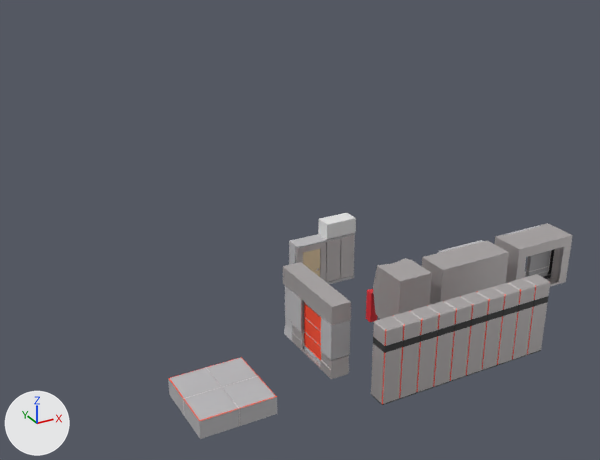
The Blender file Models/SecretBase.blend, before and after one commit.
Camera for both pictures: a camera (50 mm lens) standing at (-24.1, -31.7, 23.2) and looking at (-5.1, 2.8, 6.0). Lighting does not change. The marker at lower left points along +X, +Y and +Z.

Objects in the first picture: 'ChevronWall_connector', 'ChevronWall_segment', 'Cube.004', 'Door', 'Doorway', 'Elevator_bay', 'Elevator_door', 'Floor_labs', 'Person_StandIn', 'WallSegment', 'WhiteWall', 'officedoor', 'officedoorway', 'officewall'.
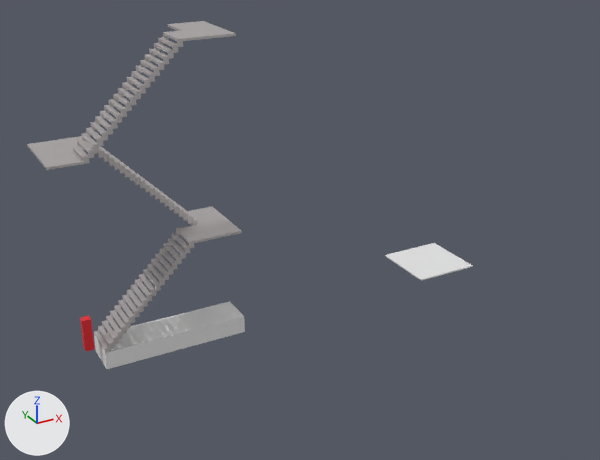
What differs and where, as boxes [x1, y1, x2, y2] in the pictures (600 x 460 px):
'WallSegment', hidden: before [371, 274, 550, 405]
'Floor_labs', hidden: before [168, 357, 277, 439]
'Cube.005', added: after [94, 301, 245, 369]
'Stairs', added: after [94, 206, 242, 353]
'Doorway', hidden: before [292, 269, 351, 379]
'Stair.002', added: after [72, 21, 236, 161]
'ChevronWall_segment', hidden: before [422, 240, 509, 305]
'Elevator_bay', hidden: before [495, 223, 573, 287]
'ChevronWall_connector', hidden: before [373, 258, 432, 319]
'Stair.001', added: after [27, 136, 197, 225]
'Cube.002', added: after [385, 243, 473, 281]
'officewall', hidden: before [326, 233, 355, 284]
'officedoorway', hidden: before [289, 234, 327, 282]
'Door', hidden: before [304, 302, 321, 363]
'Cube.004', hidden: before [318, 213, 356, 240]
'WhiteWall', hidden: before [283, 262, 309, 341]
'Person_StandIn', moved: before [366, 289, 377, 322]; after [80, 316, 94, 351]
'Elevator_door', hidden: before [525, 250, 551, 277]
'officedoor', hidden: before [303, 249, 320, 277]

Diff of the bpy script that builds the scene:
```diff
--- a/Models/SecretBase.blend.py
+++ b/Models/SecretBase.blend.py
@@ me_cube_038 @@
+me_cube_038.from_pydata(...)  # 684 vertices, 642 faces; spans x -1.0..63.0, y -1.0..3.0, z -1.0..41.0
+me_cube_038.materials.append(mat_metal1)  # light grey #e2dcdc
@@ me_cube_028 @@
+me_cube_028.from_pydata(...)  # 20 vertices, 18 faces; spans x -2.0..2.0, y -2.0..2.0, z -0.5..0.5
@@ me_cube_013 @@
+me_cube_013.from_pydata(...)  # a box spanning x -1.5..2.5, y -1.5..2.5, z -0.04..0.04
@@ ob_person_standin @@
 ob_person_standin = bpy.data.objects.new('Person_StandIn', me_cube_002)
-ob_person_standin.location = (-1.0, 2.0, 0.9)
+ob_person_standin.location = (-15.68, 6.61, 0.9)
 ob_person_standin.scale = (0.256, 0.256, 1.0)
@@ ob_wallsegment @@
 _m = ob_wallsegment.modifiers.new('Array', 'ARRAY')
 _m.constant_offset_displace = (0.0, 0.0, 0.0)
+ob_wallsegment.hide_set(True)  # its collection is switched off
@@ ob_doorway @@
 ob_doorway.location = (-5.5, 0.0, 0.0)
+ob_doorway.hide_set(True)  # its collection is switched off
@@ ob_door @@
 ob_door.location = (-5.499, 0.00249, 1.525)
+ob_door.hide_set(True)  # its collection is switched off
@@ ob_whitewall @@
 _m = ob_whitewall.modifiers.new('Array', 'ARRAY')
 _m.relative_offset_displace = (0.0, 1.0, 0.0)
+ob_whitewall.hide_set(True)  # its collection is switched off
@@ ob_floor_labs @@
 ob_floor_labs.location = (0.0, 0.0, 0.0)
+ob_floor_labs.hide_set(True)  # its collection is switched off
@@ ob_officewall @@
 ob_officewall.location = (0.0, 0.0, 0.0)
+ob_officewall.hide_set(True)  # its collection is switched off
@@ ob_cube_004 @@
 ob_cube_004.location = (-0.02, 7.36, 3.41)
+ob_cube_004.hide_set(True)  # its collection is switched off
@@ ob_officedoorway @@
 ob_officedoorway.location = (0.0, 0.0, 0.0)
+ob_officedoorway.hide_set(True)  # its collection is switched off
@@ ob_officedoor @@
 ob_officedoor.location = (0.0, 0.0, 0.0)
+ob_officedoor.hide_set(True)  # its collection is switched off
@@ ob_chevronwall_connector @@
 ob_chevronwall_connector.location = (0.0, 0.0, 0.0)
+ob_chevronwall_connector.hide_set(True)  # its collection is switched off
@@ ob_chevronwall_segment @@
 ob_chevronwall_segment.location = (0.0, 0.0, 0.0)
+ob_chevronwall_segment.hide_set(True)  # its collection is switched off
@@ ob_elevator_bay @@
 ob_elevator_bay.location = (0.0, 0.0, 0.0)
+ob_elevator_bay.hide_set(True)  # its collection is switched off
@@ ob_elevator_door @@
 ob_elevator_door.location = (0.0, 0.0, 0.0)
+ob_elevator_door.hide_set(True)  # its collection is switched off
@@ ob_stair_002 @@
+ob_stair_002 = bpy.data.objects.new('Stair.002', me_cube_038)
+ob_stair_002.location = (-14.94, 6.74, 10.62)
+ob_stair_002.scale = (0.125, 1.0, 0.125)
@@ ob_stair_001 @@
+ob_stair_001 = bpy.data.objects.new('Stair.001', me_cube_038.copy())
+ob_stair_001.location = (-8.94, 8.74, 5.38)
+ob_stair_001.rotation_euler = (0.0, 0.0, 3.142)  # degrees (0, 0, 180)
+ob_stair_001.scale = (0.125, 1.0, 0.125)
@@ ob_stairs @@
+ob_stairs = bpy.data.objects.new('Stairs', me_cube_038.copy())
+ob_stairs.location = (-14.94, 6.74, 0.12)
+ob_stairs.scale = (0.125, 1.0, 0.125)
@@ ob_cube_005 @@
+ob_cube_005 = bpy.data.objects.new('Cube.005', me_cube_028)
+ob_cube_005.location = (-11.07, 6.74, -0.5)
+ob_cube_005.scale = (2.0, 0.5, 1.0)
@@ ob_cube_002 @@
+ob_cube_002 = bpy.data.objects.new('Cube.002', me_cube_013)
+ob_cube_002.location = (5.91, 6.15, -0.06)
```
